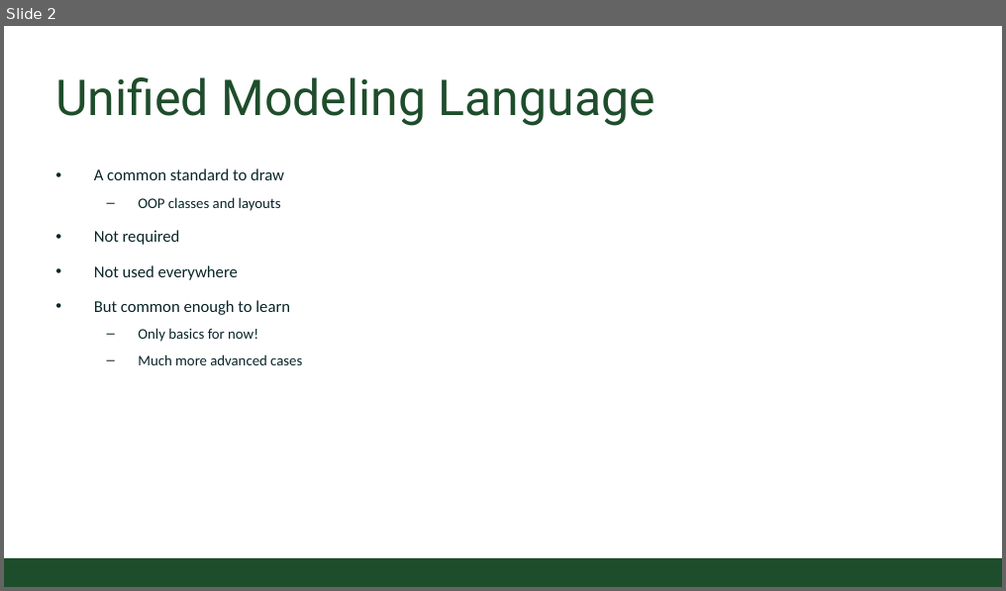
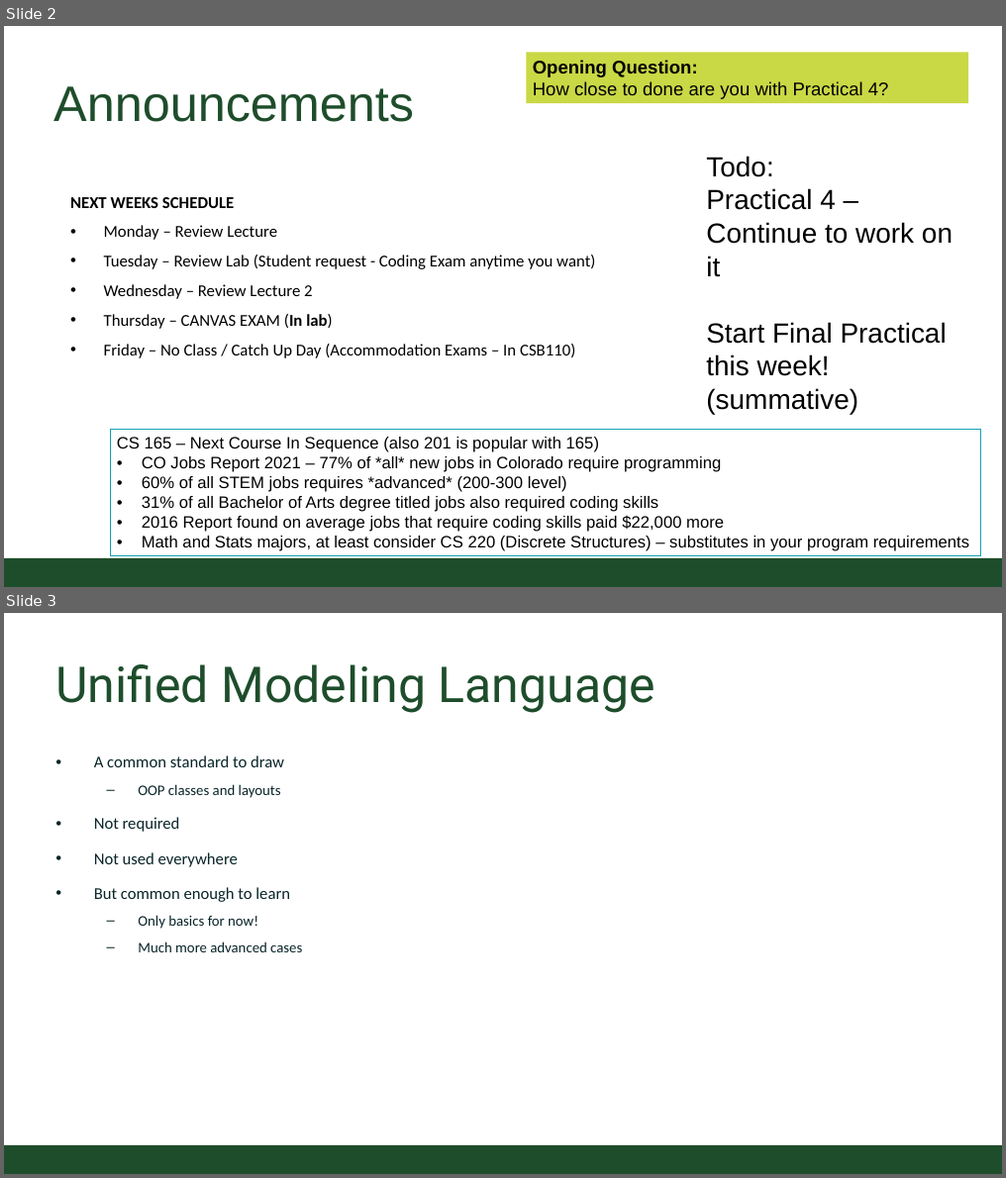
Before and after one commit to CSU-CompSci-CS163-4/Handouts, a slide deck: slides/On-Campus/11_03_UML_PracticalProject.pptx. Shown one above the other, each under a label of ours: slide 2 before the commit, slides 2 and 3 after it. The pictures are 1006x591 and 1006x1178 pixels, drawn with LibreOffice and Linux fonts; fonts in the diff are those of the drawing; background and template pictures are left out. Boxes give left, top, right and bottom in pixels: in the first picture for what was removed or moved away, otherwise in the second. Text is boxed around its words. In the diff, an @@ line names an element or a change of style, - is before the commit and + after.

Commit message:
updated practical slides

```diff
--- a/slides/On-Campus/11_03_UML_PracticalProject.pptx
+++ b/slides/On-Campus/11_03_UML_PracticalProject.pptx
@@ slide 2 added at bbox=[4, 26, 1002, 587], background #FFFFFF @@
@@ rectangle added at bbox=[526, 53, 968, 103], fill #C9D845, 20 pt, text #000000 @@
+Opening Question:
+How close to done are you with Practical 4?
@@ title added at bbox=[54, 86, 414, 122], 54.4 pt, text #1E4D2B @@
+Announcements
@@ text added at bbox=[706, 156, 952, 376], 30.2 pt, text #000000 @@
+Todo:
+Practical 4 – Continue to work on it
+Start Final Practical this week! (summative)
@@ text added at bbox=[70, 197, 595, 359], 18.1 pt, text #000000 @@
+NEXT WEEKS SCHEDULE
+• Monday – Review Lecture
+• Tuesday – Review Lab (Student request - Coding Exam anytime you want)
+• Wednesday – Review Lecture 2
+• Thursday – CANVAS EXAM (In lab)
+• Friday – No Class / Catch Up Day (Accommodation Exams – In CSB110)
@@ rectangle added at bbox=[110, 430, 981, 557], outline #12A3B6 0.75 pt, 18 pt, text #000000 @@
+CS 165 – Next Course In Sequence (also 201 is popular with 165)
+• CO Jobs Report 2021 – 77% of *all* new jobs in Colorado require programming
+• 60% of all STEM jobs requires *advanced* (200-300 level)
+• 31% of all Bachelor of Arts degree titled jobs also required coding skills
+• 2016 Report found on average jobs that require coding skills paid $22,000 more
+• Math and Stats majors, at least consider CS 220 (Discrete Structures) – substitutes in your program requirements
@@ rectangle added at bbox=[4, 559, 1002, 587], fill #1E4D2B @@
@@ what was slide 2 is now slide 3 @@
```
Also in this commit, not shown: 1 slide changed, 3 other slides added.
